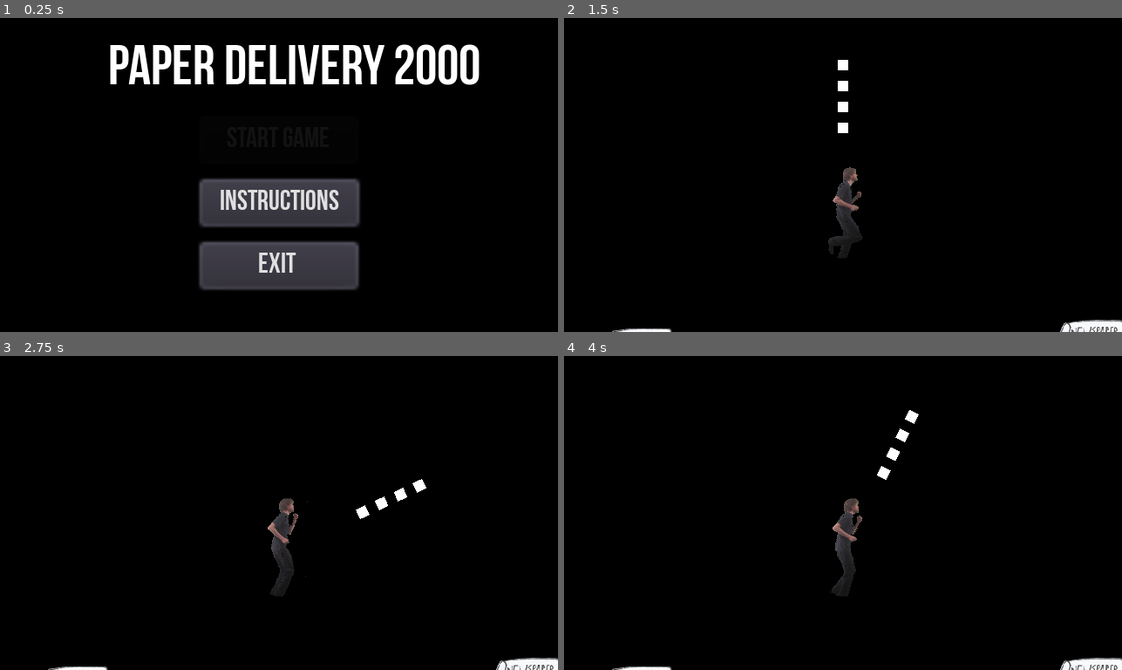
Above: before the commit, frames 1-4 (two rows, left to right).
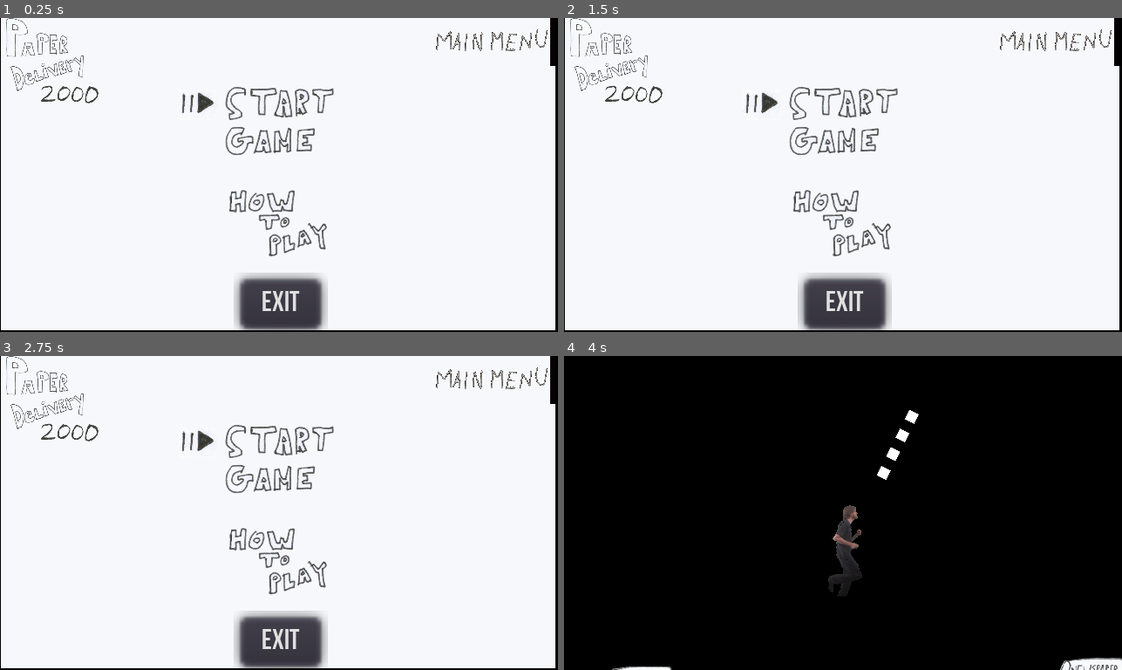
Above: after the commit, the same moments.

Repository: granumignis/PaperDelivery2000
Game: Godot game, scene res://UI/MainMenu.tscn
The game is run twice, just before and just after one commit, with the same random seed, the same clock (stepped at 60 frames per second) and the same inputs.
Inputs (mouse positions are in pixels of both pictures, inside the frame that each line leads up to):
- Up to frame 1 (0.25 s): no input
- Up to frame 2 (1.5 s): click (843, 203) at 0.5 s, where only the run before the commit has a clickable "Instructions"; click (843, 140) at 1.25 s, where only the run before the commit has a clickable "Start Game"
- Up to frame 3 (2.75 s): tap Enter (ui_accept) at 2 s; move the mouse to (401, 497) at 2.02 s; hold Right (ui_right) from 2.03 s (still down); hold Enter (ui_accept) from 2.03 s (still down)
- Up to frame 4 (4 s): move the mouse to (731, 528) at 2.77 s; release Right (ui_right) at 2.78 s; release Enter (ui_accept) at 2.78 s; hold Down (ui_down) 2.78-3.53 s; tap Enter (ui_accept) at 2.85, 3.02, 3.32 s; move the mouse to (898, 443) at 3.52 s; hold Right (ui_right) from 3.53 s (still down); hold Enter (ui_accept) from 3.53 s (still down)

The runs differ from the first frame. In frame 1, 95% of the frame differs, in the area x 0-100%, y 0-100%; in frame 2, 98%; in frame 3, 98%; in frame 4, 0.6%.

Commit message:
Menu / Title Screen Work (Art and Logic)

Diff:
--- a/TitleScreen.gd
+++ /dev/null
@@ -1,6 +0,0 @@
-extends Node
-
-onready var JumboTron = $JumboTron
-
-func _ready():
-	JumboTron.setJumboTronMessage("PAPER DELIVERY 2000")
--- a/UI/MainMenu.gd
+++ b/UI/MainMenu.gd
@@ -1,11 +1,59 @@
 extends Control
+
+var selectedMenuItem = 0
+var minMenuItem = 0
+var maxMenuItem = 2
+onready var selecter_StartGame = $MenuSelecter_StartGame
+onready var selecter_HowToPlay = $MenuSelecter_HowToPlay
+onready var selecter_Exit = $MenuSelecter_Exit
+
 
 func _ready():
 	VisualServer.set_default_clear_color(Color.black);
+	highlightMenuItem(selectedMenuItem)
 
 
 func _on_StartGameButton_pressed():
-	get_tree().change_scene("res://Level00.tscn")
+	pass
+	# get_tree().change_scene("res://Level00.tscn")
 
 func _on_ExitButton_pressed():
-	get_tree().quit()
+	pass
+	# get_tree().quit()
+
+
+func _process(delta):
+	if Input.is_action_just_pressed("ui_up"):
+		if selectedMenuItem != minMenuItem:
+			selectedMenuItem -= 1
+			print(str(selectedMenuItem))
+			highlightMenuItem(selectedMenuItem)
+	if Input.is_action_just_pressed("ui_down"):
+		if selectedMenuItem != maxMenuItem:
+			selectedMenuItem += 1
+			print(str(selectedMenuItem))
+			highlightMenuItem(selectedMenuItem)
+	if Input.is_action_just_pressed("Menu_ChooseOption"):
+		if selectedMenuItem == 0:
+			yield(get_tree().create_timer(1), "timeout")
+			get_tree().change_scene("res://Level00.tscn")
+		if selectedMenuItem == 1:
+			pass
+		if selectedMenuItem == 2:
+			yield(get_tree().create_timer(1), "timeout")
+			get_tree().quit()
+
+func highlightMenuItem(selectedMenuItem):
+	match selectedMenuItem:
+		0:
+			selecter_StartGame.visible = true
+			selecter_HowToPlay.visible = false
+			selecter_Exit.visible = false
+		1:
+			selecter_StartGame.visible = false
+			selecter_HowToPlay.visible = true
+			selecter_Exit.visible = false
+		2:
+			selecter_StartGame.visible = false
+			selecter_HowToPlay.visible = false
+			selecter_Exit.visible = true
--- a/UI/MainMenu.tscn
+++ b/UI/MainMenu.tscn
@@ -1,69 +1,95 @@
-[gd_scene load_steps=6 format=2]
+[gd_scene load_steps=9 format=2]
 
 [ext_resource path="res://Art/FontTry/BebasNeue Bold.ttf" type="DynamicFontData" id=1]
 [ext_resource path="res://UI/MainMenu.gd" type="Script" id=2]
+[ext_resource path="res://MainMenu_00.png" type="Texture" id=3]
+[ext_resource path="res://Art/Game-Resolution/MenuSelecter_StartGame.png" type="Texture" id=4]
+[ext_resource path="res://Art/Game-Resolution/MenuSelecter_HowToPlay.png" type="Texture" id=5]
 
-[sub_resource type="DynamicFont" id=2]
+[sub_resource type="DynamicFont" id=1]
 size = 8
 font_data = ExtResource( 1 )
 
-[sub_resource type="Theme" id=3]
-default_font = SubResource( 2 )
+[sub_resource type="Theme" id=2]
+default_font = SubResource( 1 )
 
-[sub_resource type="DynamicFont" id=1]
+[sub_resource type="DynamicFont" id=3]
 font_data = ExtResource( 1 )
 
 [node name="MainMenu" type="Control"]
 anchor_right = 1.0
 anchor_bottom = 1.0
-theme = SubResource( 3 )
+theme = SubResource( 2 )
 script = ExtResource( 2 )
 __meta__ = {
 "_edit_use_anchors_": false
 }
 
+[node name="MainMenu_00" type="Sprite" parent="."]
+position = Vector2( 79.7124, 44.7344 )
+scale = Vector2( 0.0828415, 0.0828416 )
+texture = ExtResource( 3 )
+
 [node name="Label" type="Label" parent="."]
+visible = false
 margin_left = 30.8284
 margin_top = 6.64645
 margin_right = 134.828
 margin_bottom = 22.6464
-custom_fonts/font = SubResource( 1 )
+custom_fonts/font = SubResource( 3 )
 text = "Paper Delivery 2000"
 __meta__ = {
 "_edit_use_anchors_": false
 }
 
-[node name="CenterContainer" type="CenterContainer" parent="."]
-margin_top = 16.0
-margin_right = 160.0
-margin_bottom = 90.0
+[node name="StartGameButton" type="Button" parent="."]
+modulate = Color( 1, 1, 1, 0 )
+margin_left = 57.0
+margin_top = 18.0
+margin_right = 103.0
+margin_bottom = 40.0
+text = "Start Game"
 __meta__ = {
 "_edit_use_anchors_": false
 }
 
-[node name="VBoxContainer" type="VBoxContainer" parent="CenterContainer"]
+[node name="InstructionsButton" type="Button" parent="."]
+modulate = Color( 1, 1, 1, 0 )
 margin_left = 57.0
-margin_top = 12.0
+margin_top = 44.6412
 margin_right = 103.0
-margin_bottom = 62.0
-alignment = 1
+margin_bottom = 74.6412
+text = "Instructions"
+__meta__ = {
+"_edit_use_anchors_": false
+}
 
-[node name="StartGameButton" type="Button" parent="CenterContainer/VBoxContainer"]
-modulate = Color( 1, 1, 1, 0.0666667 )
-margin_right = 46.0
-margin_bottom = 14.0
-text = "Start Game"
+[node name="ExitButton" type="Button" parent="."]
+margin_left = 69.421
+margin_top = 74.6412
+margin_right = 92.421
+margin_bottom = 88.6412
+text = "Exit"
+__meta__ = {
+"_edit_use_anchors_": false
+}
 
-[node name="InstructionsButton" type="Button" parent="CenterContainer/VBoxContainer"]
-margin_top = 18.0
-margin_right = 46.0
-margin_bottom = 32.0
-text = "Instructions"
+[node name="MenuSelecter_StartGame" type="Sprite" parent="."]
+visible = false
+position = Vector2( 56.8026, 24.8406 )
+scale = Vector2( 0.083, 0.083 )
+texture = ExtResource( 4 )
 
-[node name="ExitButton" type="Button" parent="CenterContainer/VBoxContainer"]
-margin_top = 36.0
-margin_right = 46.0
-margin_bottom = 50.0
-text = "Exit"
-[connection signal="pressed" from="CenterContainer/VBoxContainer/StartGameButton" to="." method="_on_StartGameButton_pressed"]
-[connection signal="pressed" from="CenterContainer/VBoxContainer/ExitButton" to="." method="_on_ExitButton_pressed"]
+[node name="MenuSelecter_HowToPlay" type="Sprite" parent="."]
+visible = false
+position = Vector2( 55.6258, 51.7713 )
+scale = Vector2( 0.083, 0.083 )
+texture = ExtResource( 5 )
+
+[node name="MenuSelecter_Exit" type="Sprite" parent="."]
+visible = false
+position = Vector2( 55.8078, 79.7021 )
+scale = Vector2( 0.083, 0.083 )
+texture = ExtResource( 5 )
+[connection signal="pressed" from="StartGameButton" to="." method="_on_StartGameButton_pressed"]
+[connection signal="pressed" from="ExitButton" to="." method="_on_ExitButton_pressed"]
--- /dev/null
+++ b/UI/TitleScreen.gd
@@ -0,0 +1,8 @@
+extends Control
+
+
+func _process(delta):
+	if Input.is_action_pressed("ui_accept"):
+		yield(get_tree().create_timer(2), "timeout")
+		get_tree().change_scene("res://UI/MainMenu.tscn")
+	print("Processing")
--- a/UI/TitleScreen.tscn
+++ b/UI/TitleScreen.tscn
@@ -1,43 +1,26 @@
-[gd_scene load_steps=4 format=2]
+[gd_scene load_steps=6 format=2]
 
-[ext_resource path="res://Objects/JumboTron.tscn" type="PackedScene" id=1]
-[ext_resource path="res://TitleScreen.gd" type="Script" id=2]
-[ext_resource path="res://Art/ui-arrow.png" type="Texture" id=3]
+[ext_resource path="res://Art/FontTry/BebasNeue Bold.ttf" type="DynamicFontData" id=1]
+[ext_resource path="res://UI/TitleScreen.gd" type="Script" id=2]
+[ext_resource path="res://UI/TitleScreen_00.png" type="Texture" id=4]
 
-[node name="TitleScreen" type="Node"]
-script = ExtResource( 2 )
+[sub_resource type="DynamicFont" id=1]
+size = 8
+font_data = ExtResource( 1 )
 
-[node name="ColorRect" type="ColorRect" parent="."]
+[sub_resource type="Theme" id=2]
+default_font = SubResource( 1 )
+
+[node name="TitleScreen" type="Control"]
 anchor_right = 1.0
 anchor_bottom = 1.0
-color = Color( 0, 0, 0, 1 )
+theme = SubResource( 2 )
+script = ExtResource( 2 )
 __meta__ = {
 "_edit_use_anchors_": false
 }
 
-[node name="Label" type="Label" parent="ColorRect"]
-margin_left = 44.75
-margin_top = 37.25
-margin_right = 117.75
-margin_bottom = 51.25
-text = "PLAY GAME"
-__meta__ = {
-"_edit_use_anchors_": false
-}
-
-[node name="Label2" type="Label" parent="ColorRect"]
-margin_left = 38.0
-margin_top = 56.5
-margin_right = 129.0
-margin_bottom = 70.5
-text = "HOW TO PLAY"
-__meta__ = {
-"_edit_use_anchors_": false
-}
-
-[node name="JumboTron" parent="." instance=ExtResource( 1 )]
-
-[node name="ui-arrow" type="Sprite" parent="."]
-position = Vector2( 34.1251, 42.6251 )
-scale = Vector2( 0.429687, 0.429687 )
-texture = ExtResource( 3 )
+[node name="TitleScreen_00" type="Sprite" parent="."]
+position = Vector2( 80, 45 )
+scale = Vector2( 0.083, 0.083 )
+texture = ExtResource( 4 )
--- a/project.godot
+++ b/project.godot
@@ -28,8 +28,8 @@
 
 window/size/width=160
 window/size/height=90
-window/size/test_width=1920
-window/size/test_height=1080
+window/size/test_width=1280
+window/size/test_height=720
 window/stretch/mode="2d"
 window/stretch/aspect="keep"
 
@@ -100,6 +100,12 @@
 , Object(InputEventKey,"resource_local_to_scene":false,"resource_name":"","device":0,"alt":false,"shift":false,"control":false,"meta":false,"command":false,"pressed":false,"scancode":83,"unicode":0,"echo":false,"script":null)
  ]
 }
+Menu_ChooseOption={
+"deadzone": 0.5,
+"events": [ Object(InputEventKey,"resource_local_to_scene":false,"resource_name":"","device":0,"alt":false,"shift":false,"control":false,"meta":false,"command":false,"pressed":false,"scancode":16777221,"unicode":0,"echo":false,"script":null)
+, Object(InputEventJoypadButton,"resource_local_to_scene":false,"resource_name":"","device":0,"button_index":0,"pressure":0.0,"pressed":false,"script":null)
+ ]
+}
 
 [rendering]
 
Binary file added: Art/Game-Resolution/MainMenu_00.png
Not shown, added: Art/Game-Resolution/MainMenu_00.png.import
Binary file added: Art/Game-Resolution/MenuSelecter.png
Not shown, added: Art/Game-Resolution/MenuSelecter.png.import
Binary file added: Art/Game-Resolution/MenuSelecter_HowToPlay.png
Not shown, added: Art/Game-Resolution/MenuSelecter_HowToPlay.png.import
Binary file added: Art/Game-Resolution/MenuSelecter_StartGame.png
Not shown, added: Art/Game-Resolution/MenuSelecter_StartGame.png.import
Binary file added: Art/Game-Resolution/TitleScreen_00.png
Not shown, added: Art/Game-Resolution/TitleScreen_00.png.import
Binary file added: MainMenu_00.png
Not shown, added: MainMenu_00.png.import
(and 4 more such lines)
